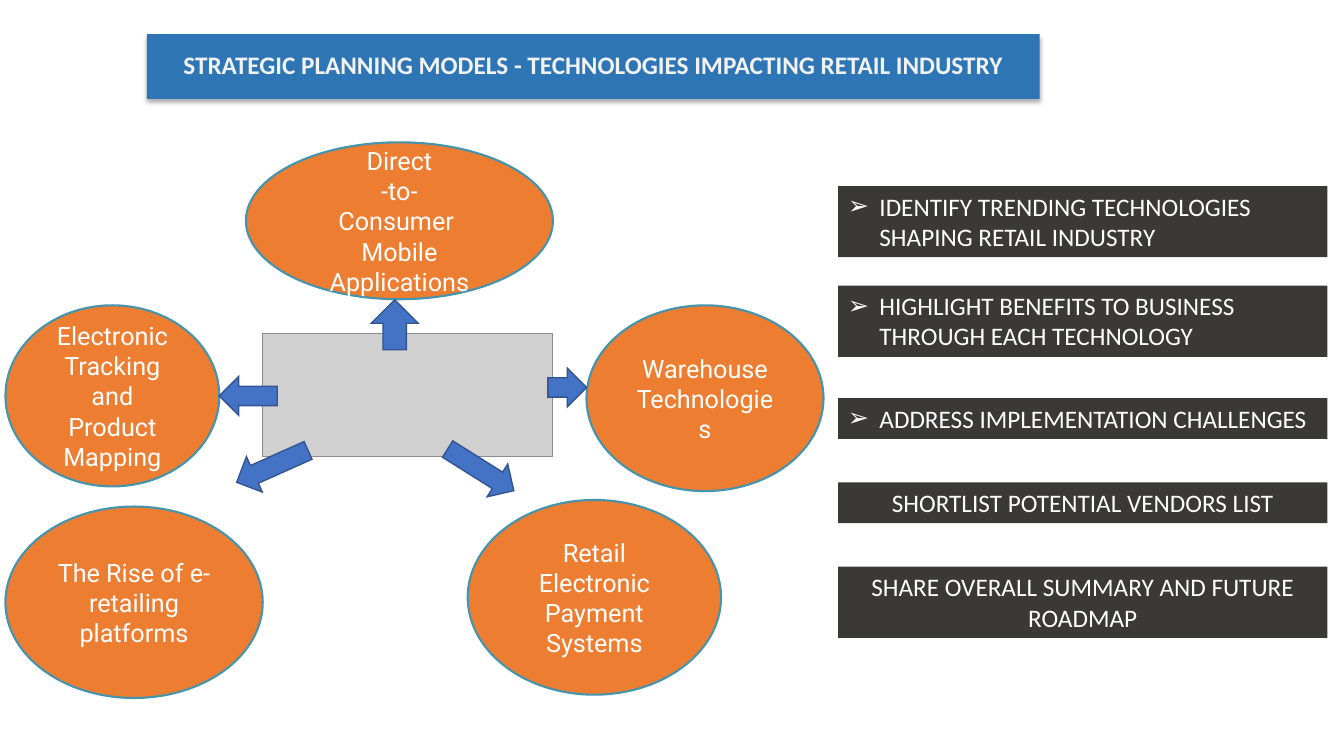
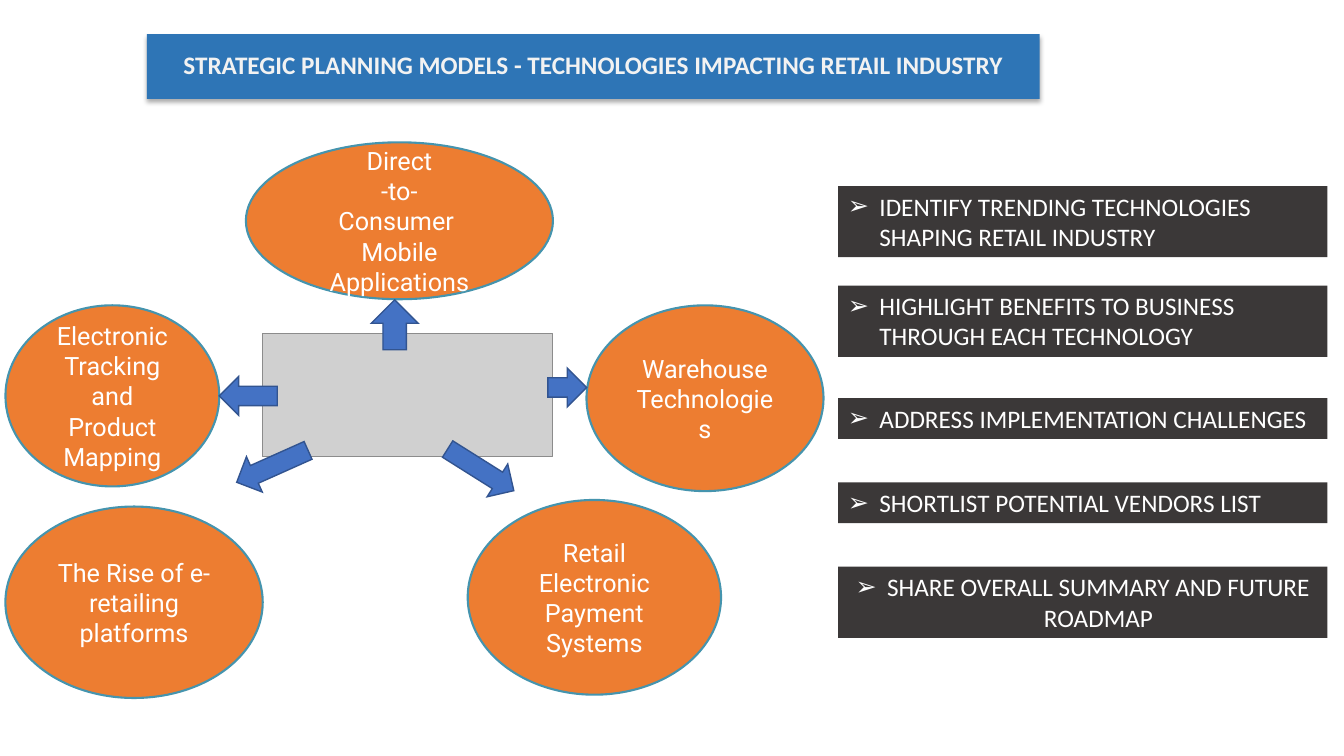
Before and after one commit to vipulyadav6/vipulyadav6.github.io, a slide deck: slide 5 of img/General_PPT.pptx. Drawn at 1344x756 pixels with LibreOffice and Linux fonts; fonts in the diff are those of the drawing; grey boxes stand for pictures. Boxes give left, top, right and bottom in pixels: in the first picture for what was removed or moved away, otherwise in the second. Text is boxed around its words. In the diff, an @@ line names an element or a change of style, - is before the commit and + after.

```diff
--- a/img/General_PPT.pptx
+++ b/img/General_PPT.pptx
@@ rectangle "SHORTLIST POTENTIAL VENDORS LIST" at (x1=838, y1=483, x2=1327, y2=523): alignment centre to left; bullet none to ➢ @@
@@ rectangle "SHARE OVERALL SUMMARY AND FUTURE ..." at (x1=838, y1=567, x2=1327, y2=638): bullet none to ➢ @@
```
Also in this commit, not shown: 3 other files.
